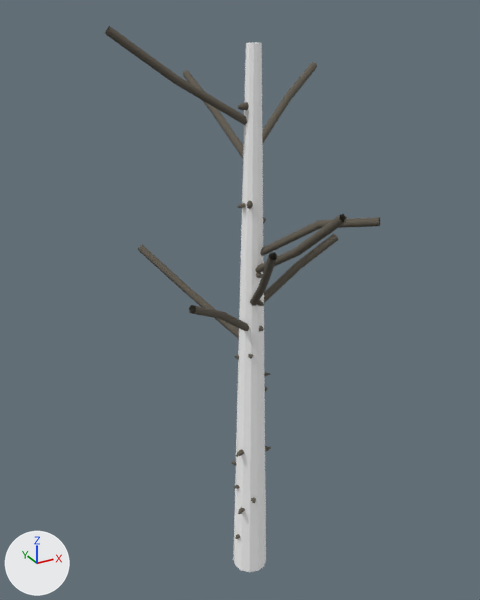
What one commit did to the glTF model assets/generated/tree_birch_winter.glb.
One viewpoint serves both versions: a 50 mm lens placed at (-3.4, -5.91, 6.81), pointed at (0.04, 0.35, 3.68). Every picture has the same lights, and +X, +Y and +Z are marked at lower left. The picture after the commit comes second. Where no turn or scale is listed for an object, it has been applied to the vertices. Vertices at exactly the same position are counted once.

Objects in the first picture: 'tree_birch_winter'.
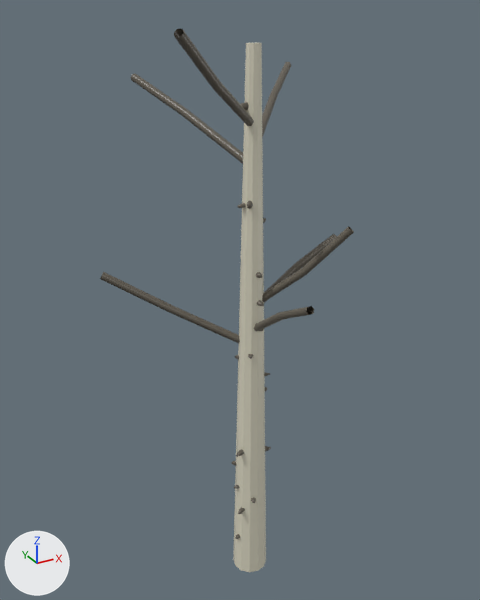
Boxes [x1, y1, x2, y2] around the edits, measured in the pictures (480 x 600 px; the box of a moved part takes in the faces that stretch with it):
'tree_birch_winter', recoloured, reshaped (white to pale yellow, 8% narrower): before [105, 26, 380, 572]; after [100, 29, 354, 572]
part 1 of me_cone_004, deleted: before [260, 217, 380, 256]
part 2 of me_cone_004, deleted: before [255, 214, 347, 273]
part 3 of me_cone_004, moved or reshaped: before [105, 26, 317, 158]; after [131, 29, 291, 164]
part 4 of me_cone_004, moved or reshaped: before [138, 245, 278, 339]; after [100, 226, 354, 343]

Edits to the bpy script that builds the scene:
```text
Change mat_birch___pale_layered_bark___winter:
    mat_birch___pale_layered_bark___winter.base_color: (1.0, 1.0, 1.0) -> (0.72, 0.69, 0.55)  # white #ffffff -> pale yellow #ddd8c4
Change me_cone_004:
    used by ob_tree_birch_winter; location = (0.0, 0.0, 0.0)
    remove me_cone_004.from_pydata(...)  # 1138 vertices, 2052 faces; spans x -1.38..1.35, y -1.35..1.81, z 0.0..6.66
    add me_cone_004.from_pydata(...)  # 1102 vertices, 2004 faces; spans x -1.47..1.15, y -1.19..1.71, z 0.0..6.66
    me_cone_004 part 1: the loose piece of 18 vertices spanning x -0.03..0.89, y -1.05..0.03, z 4.3..4.91 is deleted
    me_cone_004 part 2: the loose piece of 18 vertices spanning x -0.04..0.22, y -1.35..0.02, z 4.11..5.12 is deleted
    me_cone_004 part 3
    3 vertices in x 1.3..1.33, y 0.87..0.92, z 6.15..6.22 move by (-0.2, 0.24, 0.0)
    47 vertices move from x -1.38..1.35, y -0.04..1.81, z 5.28..6.66 to x -1.16..1.15, y -0.83..1.71, z 5.28..6.66
    me_cone_004 part 4
    54 vertices move from x -1.03..0.04, y -1.01..1.51, z 3.22..4.73 to x -1.47..0.82, y -1.19..0.85, z 3.22..4.73
```
